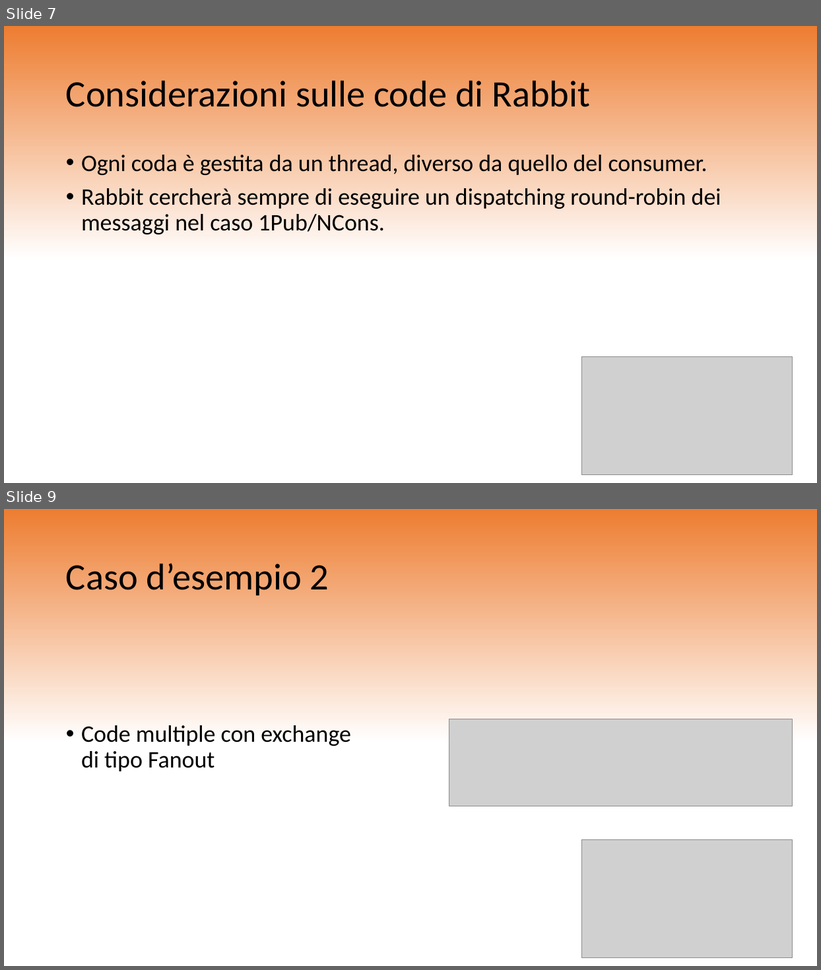
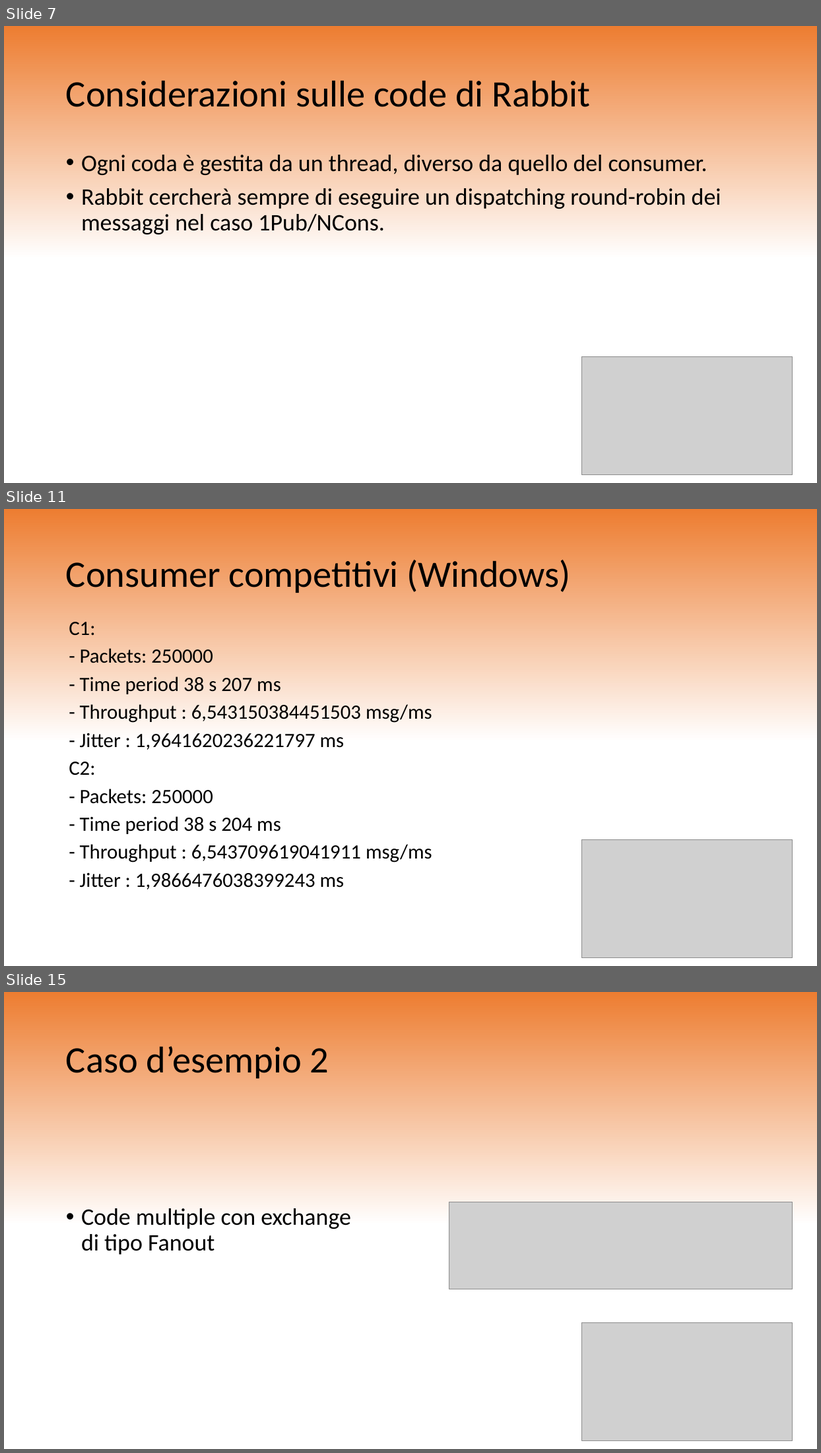
Before and after one commit to bianchiart/rtes-rabbitmq-project, a slide deck: SharedDomain/RabbitMQProgetto.pptx. Shown one above the other, each under a label of ours: slides 7 and 9 before the commit, slides 7, 11 and 15 after it; the slides between them are not shown. The pictures are 821x970 and 821x1453 pixels, drawn with LibreOffice and Linux fonts; fonts in the diff are those of the drawing; grey boxes stand for pictures. Boxes give left, top, right and bottom in pixels: in the first picture for what was removed or moved away, otherwise in the second. Text is boxed around its words. In the diff, an @@ line names an element or a change of style, - is before the commit and + after.

```diff
--- a/SharedDomain/RabbitMQProgetto.pptx
+++ b/SharedDomain/RabbitMQProgetto.pptx
@@ slide 11 added at [4, 509, 817, 966], background gradient #ED7D31 to #FFFFFF @@
@@ title added at [66, 560, 570, 593], 44 pt, text #000000 @@
+Consumer competitivi (Windows)
@@ text added at [69, 622, 432, 890], 24 pt, text #000000 @@
+C1:
+- Packets: 250000
+- Time period 38 s 207 ms
+- Throughput : 6,543150384451503 msg/ms
+- Jitter : 1,9641620236221797 ms
+C2:
+- Packets: 250000
+- Time period 38 s 204 ms
+- Throughput : 6,543709619041911 msg/ms
+- Jitter : 1,9866476038399243 ms
@@ picture added at [582, 840, 793, 958] @@
@@ what was slide 9 is now slide 15 @@
```
Also in this commit, not shown: 1 slide changed, 9 other slides added.
